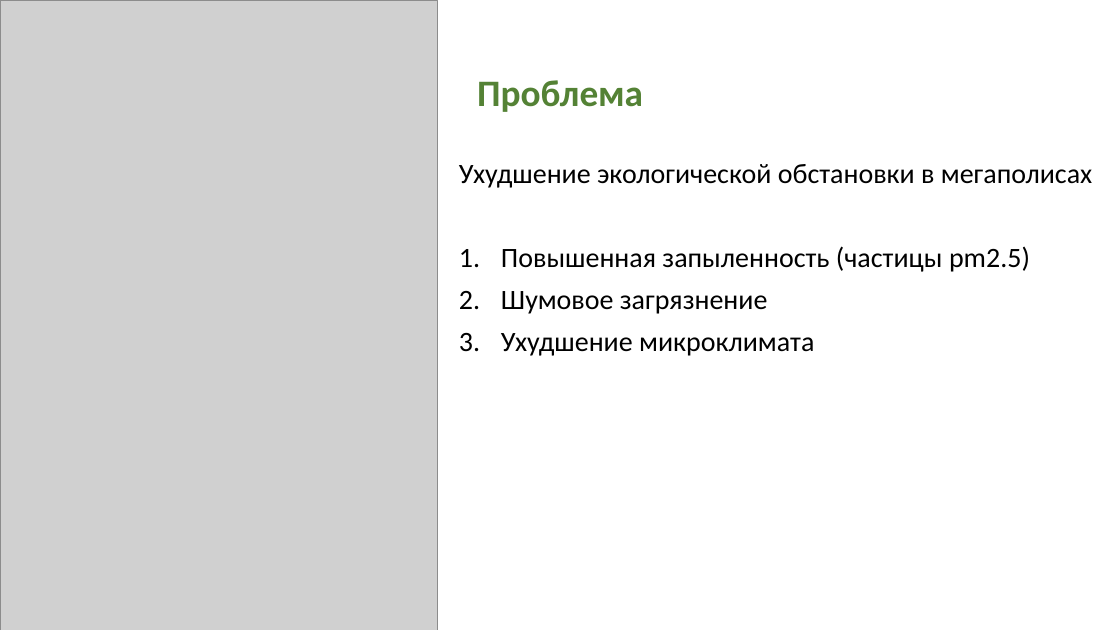
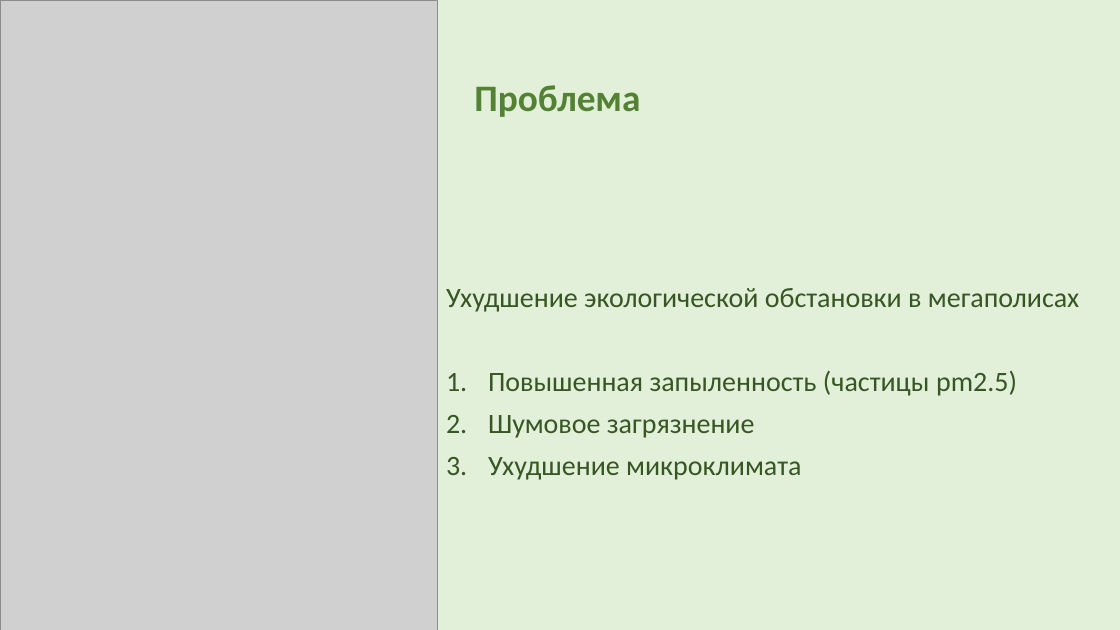
Before and after one commit to AkulinaDN/RoofPark, a slide deck: slide 4 of 10б Неумойчева презентация.pptm. Drawn at 1120x630 pixels with LibreOffice and Linux fonts; fonts in the diff are those of the drawing; grey boxes stand for pictures. Boxes give left, top, right and bottom in pixels: in the first picture for what was removed or moved away, otherwise in the second. Text is boxed around its words. In the diff, an @@ line names an element or a change of style, - is before the commit and + after.

```diff
--- a/10б Неумойчева презентация.pptm
+++ b/10б Неумойчева презентация.pptm
@@ background #FFFFFF to #E2F0D9 @@
@@ title "Проблема": place and size @@
-title "Проблема" at [477, 80, 643, 112]
+title "Проблема" at [474, 85, 640, 117]
@@ text "Ухудшение экологической обстановки в мегаполисах": place and size @@
-text "Ухудшение экологической обстановки в мегаполисах" at [459, 164, 1092, 356]
+text "Ухудшение экологической обстановки в мегаполисах" at [446, 288, 1079, 480]
@@ text "Ухудшение экологической обстановки в мегаполисах" at [446, 288, 1079, 480]: text colour #000000 to #375623 @@
```
Also in this commit, not shown: 4 other slides changed, 5 slides added, 10 other files.
